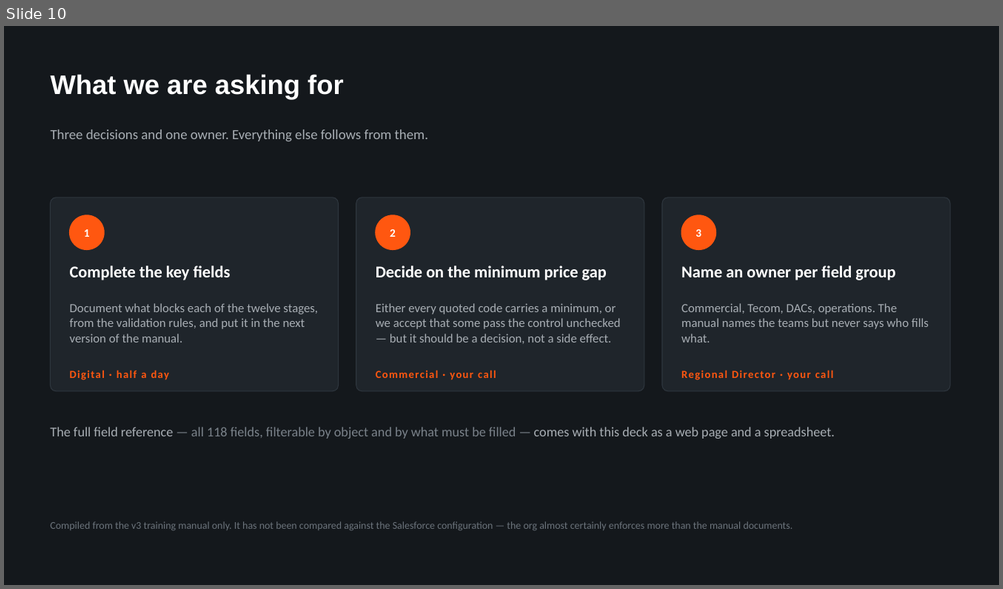
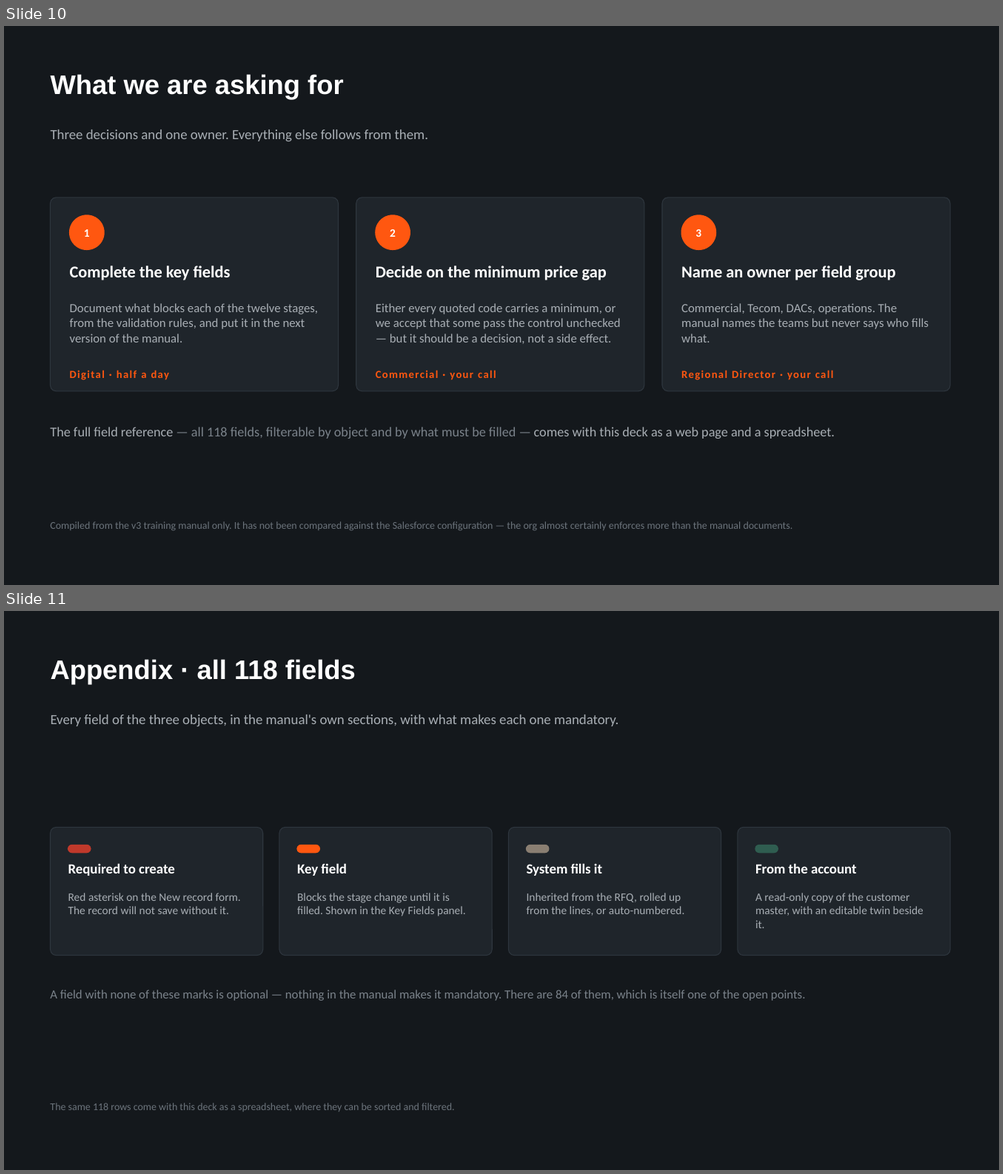
Before and after one commit to francesccallejas/Julia, a slide deck: salesforce/Relats-Salesforce-RFQ-Quotes.pptx. Shown one above the other, each under a label of ours: slide 10 before the commit, slides 10 and 11 after it. The pictures are 1003x589 and 1003x1174 pixels, drawn with LibreOffice and Linux fonts; fonts in the diff are those of the drawing; background and template pictures are left out. Boxes give left, top, right and bottom in pixels: in the first picture for what was removed or moved away, otherwise in the second. Text is boxed around its words. In the diff, an @@ line names an element or a change of style, - is before the commit and + after.

```diff
--- a/salesforce/Relats-Salesforce-RFQ-Quotes.pptx
+++ b/salesforce/Relats-Salesforce-RFQ-Quotes.pptx
@@ slide 11 added at (4, 611, 999, 1170), background #14181C @@
@@ title added at (51, 659, 356, 685), 26 pt, text #FFFFFF, bold @@
+Appendix · all 118 fields
@@ text added at (51, 715, 618, 726), 13.5 pt, text #A8AEB4 @@
+Every field of the three objects, in the manual's own sections, with what makes each one mandatory.
@@ rounded rectangle added at (51, 827, 263, 956), fill #1F252B, outline #2E363E 0.75 pt @@
@@ rounded rectangle added at (279, 827, 492, 956), fill #1F252B, outline #2E363E 0.75 pt @@
@@ rounded rectangle added at (509, 827, 721, 956), fill #1F252B, outline #2E363E 0.75 pt @@
@@ rounded rectangle added at (737, 827, 950, 956), fill #1F252B, outline #2E363E 0.75 pt @@
@@ rounded rectangle added at (68, 846, 91, 853), fill #C0392B, outline #C0392B 1 pt @@
@@ rounded rectangle added at (297, 846, 319, 853), fill #FF5710, outline #FF5710 1 pt @@
@@ rounded rectangle added at (526, 846, 549, 853), fill #8A7F72, outline #8A7F72 1 pt @@
@@ rounded rectangle added at (755, 846, 778, 853), fill #2F5D50, outline #2F5D50 1 pt @@
@@ text added at (68, 863, 175, 876), 13.5 pt, text #FFFFFF, bold @@
+Required to create
@@ text added at (297, 863, 347, 876), 13.5 pt, text #FFFFFF, bold @@
+Key field
@@ text added at (526, 863, 602, 876), 13.5 pt, text #FFFFFF, bold @@
+System fills it
@@ text added at (755, 863, 856, 874), 13.5 pt, text #FFFFFF, bold @@
+From the account
@@ text added at (68, 893, 241, 914), 11 pt, text #A8AEB4 @@
+Red asterisk on the New record form. The record will not save without it.
@@ text added at (297, 893, 466, 917), 11 pt, text #A8AEB4 @@
+Blocks the stage change until it is filled. Shown in the Key Fields panel.
@@ text added at (526, 893, 685, 916), 11 pt, text #A8AEB4 @@
+Inherited from the RFQ, rolled up from the lines, or auto-numbered.
@@ text added at (755, 893, 923, 928), 11 pt, text #A8AEB4 @@
+A read-only copy of the customer master, with an editable twin beside it.
@@ text added at (50, 990, 805, 1001), 12 pt, text #7A828A @@
+A field with none of these marks is optional — nothing in the manual makes it mandatory. There are 84 of them, which is itself one of the open points.
@@ text added at (50, 1103, 455, 1112), 10 pt, text #6B737B @@
+The same 118 rows come with this deck as a spreadsheet, where they can be sorted and filtered.
```
Also in this commit, not shown: 7 other slides added, 3 other files.
